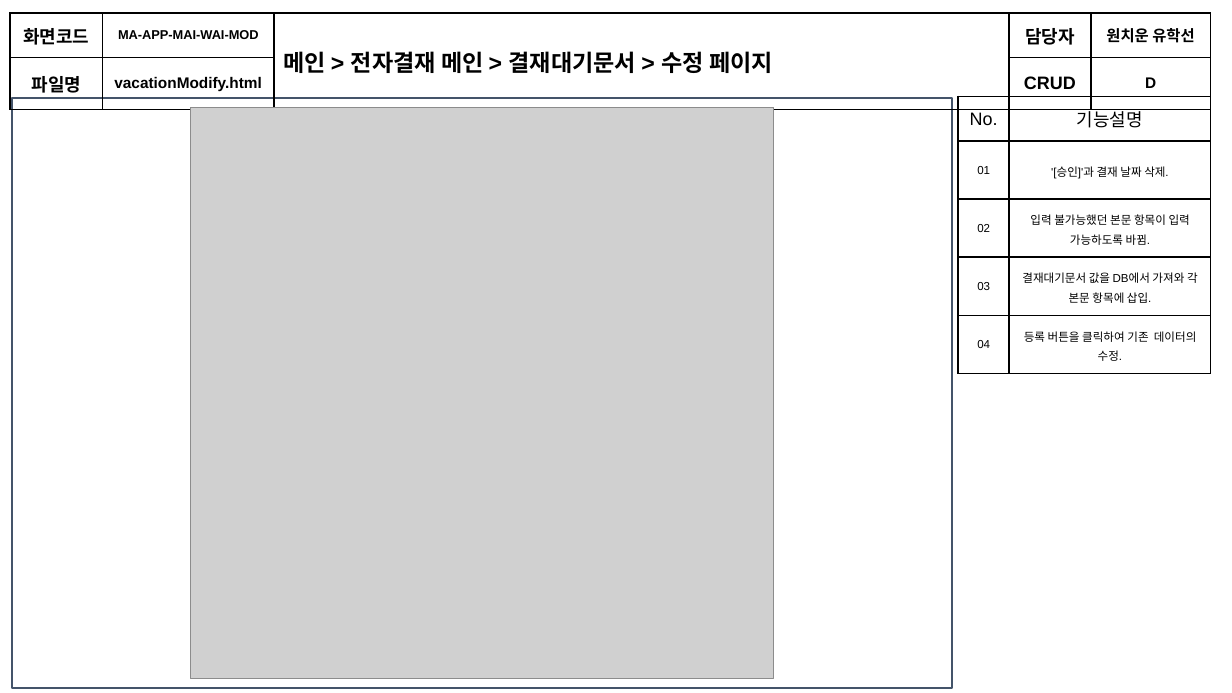
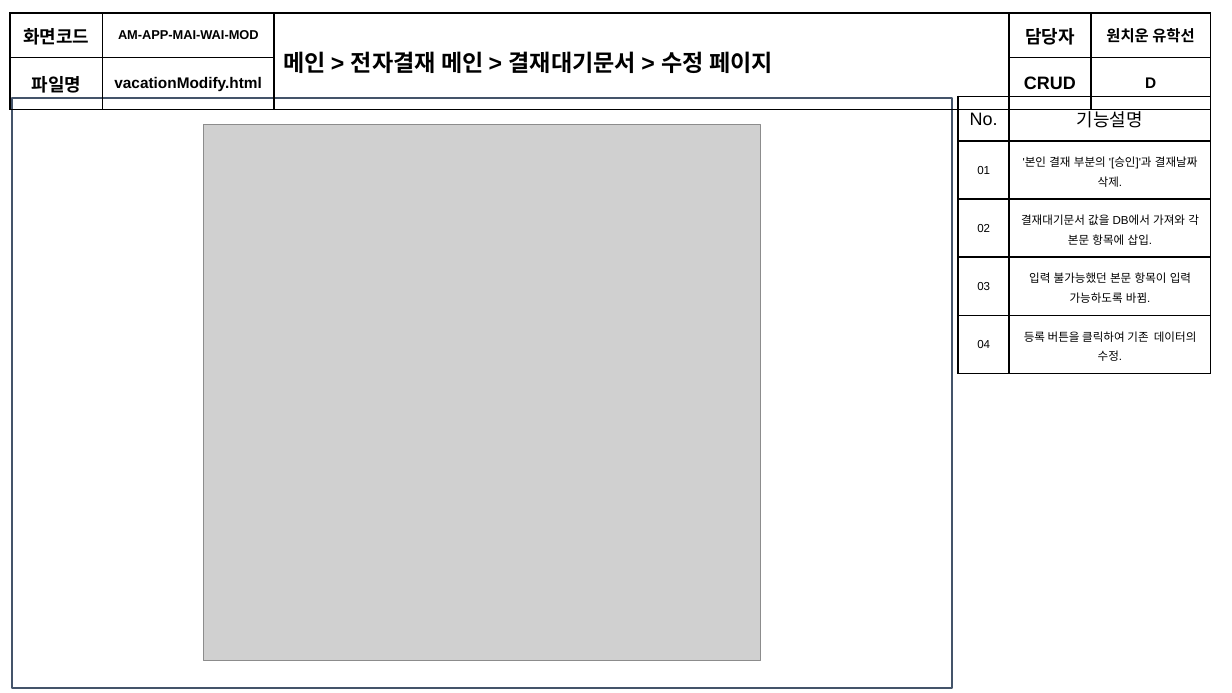
Before and after one commit to soulluna/-6th-_cosmo_1th_group, a slide deck: slide 23 of 포트폴리오 각종 서식/[6기]1조_화면설계서_V1.3.pptx. Drawn at 1232x693 pixels with LibreOffice and Linux fonts; fonts in the diff are those of the drawing; grey boxes stand for pictures. Boxes give left, top, right and bottom in pixels: in the first picture for what was removed or moved away, otherwise in the second. Text is boxed around its words. In the diff, an @@ line names an element or a change of style, - is before the commit and + after.

Commit message:
화면설계서, 기능정의서의 내 문서함 수정
AM-APP-MAI-05 추가함

```diff
--- a/포트폴리오 각종 서식/[6기]1조_화면설계서_V1.3.pptx
+++ b/포트폴리오 각종 서식/[6기]1조_화면설계서_V1.3.pptx
@@ table at [10,13,1211,97] @@
-row 1, column 2: MA-APP-MAI-WAI-MOD
+row 1, column 2: AM-APP-MAI-WAI-MOD
@@ table at [958,97,1211,372] @@
-row 2, column 2: '[승인]'과 결재 날짜 삭제.
+row 2, column 2: '본인 결재 부분의 '[승인]'과 결재날짜 삭제.
-row 3, column 2: 입력 불가능했던 본문 항목이 입력 가능하도록 바뀜.
+row 3, column 2: 결재대기문서 값을 DB에서 가져와 각 본문 항목에 삽입.
-row 4, column 2: 결재대기문서 값을 DB에서 가져와 각 본문 항목에 삽입.
+row 4, column 2: 입력 불가능했던 본문 항목이 입력 가능하도록 바뀜.
@@ picture: place and size @@
-picture at [190,107,774,678]
+picture at [203,125,761,661]
```
Also in this commit, not shown: 31 other slides changed, 1 other file.
